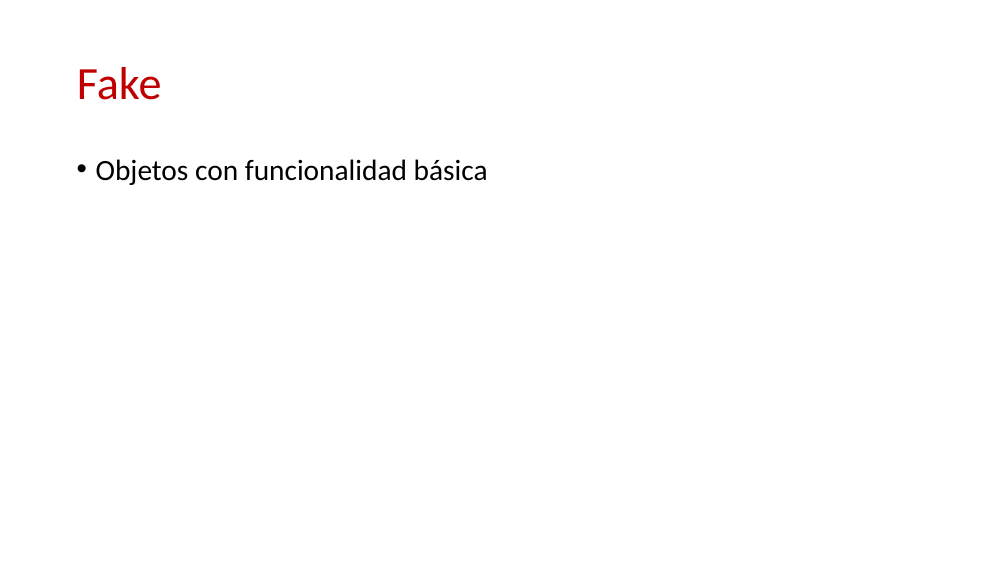
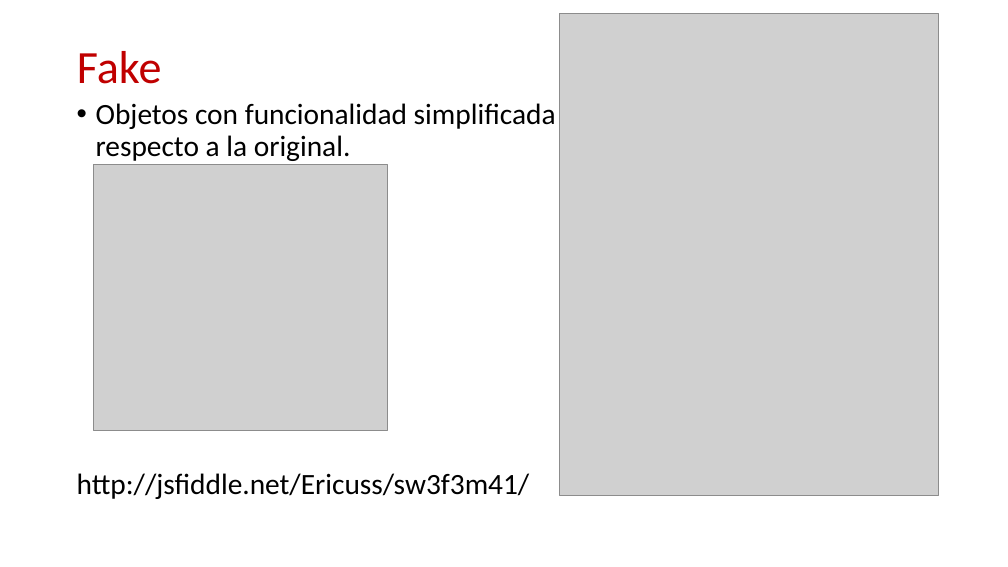
Before and after one commit to ericuss/TDD-Miercolex-Tokiota, a slide deck: slide 7 of Documentacion/jasmine.pptx (slide 5 before the commit). Drawn at 1008x567 pixels with LibreOffice and Linux fonts; fonts in the diff are those of the drawing; grey boxes stand for pictures; background and template pictures are left out. Boxes give left, top, right and bottom in pixels: in the first picture for what was removed or moved away, otherwise in the second. Text is boxed around its words. In the diff, an @@ line names an element or a change of style, - is before the commit and + after.

```diff
--- a/Documentacion/jasmine.pptx
+++ b/Documentacion/jasmine.pptx
@@ title "Fake": place and size @@
-title "Fake" at (77, 67, 162, 100)
+title "Fake" at (77, 51, 162, 84)
@@ picture added at (560, 14, 939, 495) @@
@@ text at (77, 103, 556, 499): text changed @@
-• Objetos con funcionalidad básica
+• Objetos con funcionalidad simplificada respecto a la original.
+http://jsfiddle.net/Ericuss/sw3f3m41/
@@ picture added at (94, 165, 387, 431) @@
```
Also in this commit, not shown: 6 other slides changed, 4 slides added, 2 other files.
